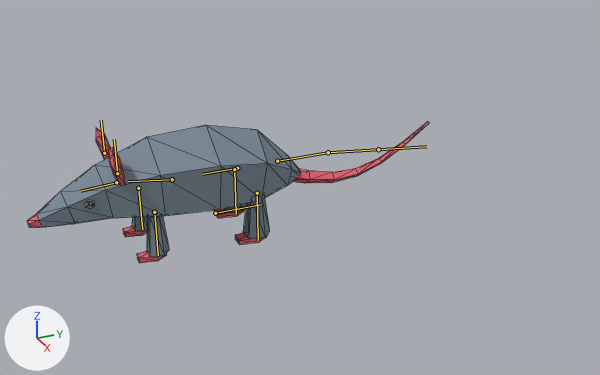
Two versions of the glTF model assets/models/characters/rats/SK_Rat_E.glb, one commit apart.
Rendered twice from a 50 mm lens placed at (1.077, -0.283, 0.588), pointed at (-0.013, 0.207, 0.043). Every picture has the same lights, and +X, +Y and +Z are marked at lower left. The picture after the commit comes second. The bones that change, and the others that lie on the model, are drawn over the model as lines. Mesh edges are drawn as thin lines.

Names of what the first picture shows: 'SK_Rat_E_Rigged'.
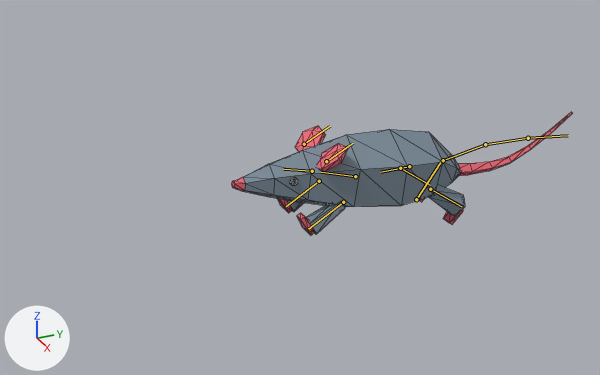
The newer file adds an action. The first version stands in its rest pose; the second is drawn at frame 1 of the action 'Form'.

What differs and where, as boxes [x1, y1, x2, y2] in the pictures (600 x 375 px):
'SK_Rat_E_Rigged', posed (15% narrower, 13% shorter): before [27, 121, 429, 263]; after [232, 112, 573, 235]
bone 'hips', root to tip: before (237, 168) to (202, 174); after (409, 166) to (380, 172)
bone 'leg_r.L', root to tip: before (257, 193) to (258, 240); after (430, 189) to (461, 206)
bone 'leg_r.R', root to tip: before (234, 169) to (236, 214); after (400, 168) to (430, 185)
bone 'spine', root to tip: before (172, 179) to (128, 181); after (355, 176) to (321, 172)
bone 'head', root to tip: before (116, 182) to (80, 191); after (312, 171) to (283, 169)
bone 'ear.L', root to tip: before (117, 173) to (114, 139); after (326, 161) to (353, 143)
bone 'ear.R', root to tip: before (104, 153) to (101, 120); after (304, 144) to (330, 126)
bone 'leg_f.L', root to tip: before (154, 212) to (158, 255); after (343, 202) to (308, 229)
bone 'leg_f.R', root to tip: before (138, 188) to (142, 229); after (319, 181) to (286, 206)
bone 'tail1', root to tip: before (277, 161) to (328, 152); after (443, 160) to (485, 144)
bone 'tail2', root to tip: before (328, 152) to (378, 149); after (485, 144) to (528, 138)
bone 'tail3', root to tip: before (378, 149) to (426, 146); after (528, 138) to (568, 135)

The edits, one by one:
Bone 'hips' (bone_hips) moves from (0.0, 0.0, 0.0) to (0.0, -0.3, -0.05).
Bone 'leg_r.L' (bone_leg_r_l) turns from (0, 0, 0) to (55, 0, 0) degrees about its own x, y and z.
Bone 'leg_r.R' (bone_leg_r_r) turns from (0, 0, 0) to (55, 0, 0) degrees about its own x, y and z.
Bone 'spine' (bone_spine) turns from (0, 0, 0) to (-10, 0, 0) degrees about its own x, y and z.
Bone 'head' (bone_head) turns from (0, 0, 0) to (-8, 0, 0) degrees about its own x, y and z.
Bone 'ear.L' (bone_ear_l) turns from (0, 0, 0) to (45, 0, 0) degrees about its own x, y and z.
Bone 'ear.R' (bone_ear_r) turns from (0, 0, 0) to (45, 0, 0) degrees about its own x, y and z.
Bone 'leg_f.L' (bone_leg_f_l) turns from (0, 0, 0) to (-50, 0, 0) degrees about its own x, y and z.
Bone 'leg_f.R' (bone_leg_f_r) turns from (0, 0, 0) to (-50, 0, 0) degrees about its own x, y and z.
Bone 'tail1' (bone_tail1) turns from (0, 0, 0) to (10, 0, 0) degrees about its own x, y and z.
Bone 'tail2' (bone_tail2) turns from (0, 0, 0) to (-5, 0, 0) degrees about its own x, y and z.
Bone 'tail3' (bone_tail3) turns from (0, 0, 0) to (-5, 0, 0) degrees about its own x, y and z.
